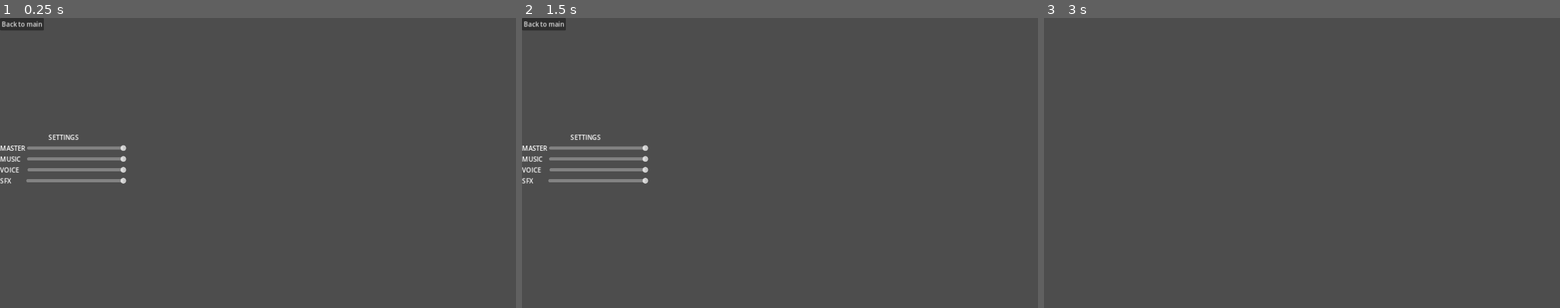
Above: before the commit, frames 1-3 (left to right).
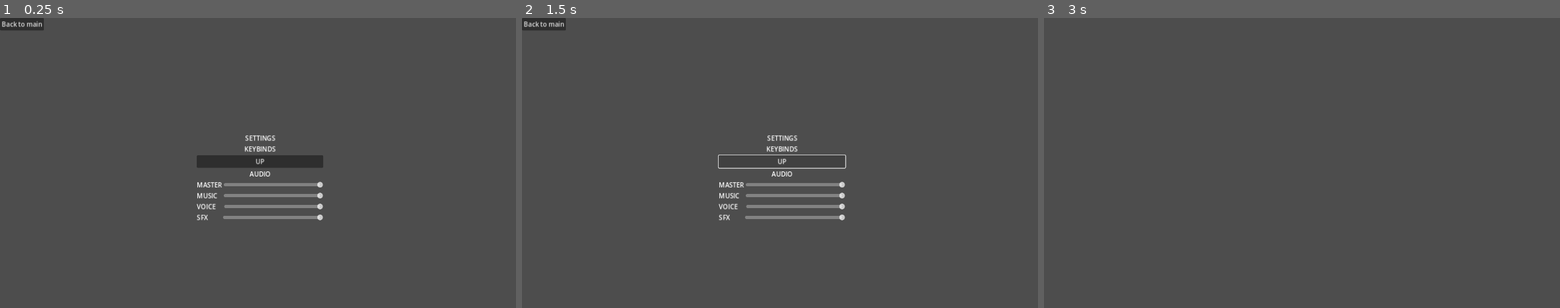
Above: after the commit, the same moments.

Repository: nicokumike/Touhou-Jam
Game: Godot game, scene res://Game/UI/Settings_Menu/settings.tscn
Same seed, same stepped clock (60 frames per second), same inputs: the game is played once before the commit and once after it. This scene is started directly instead of the project's main scene. Sound files missing from this copy of the repository are replaced by a short silence.
Inputs (mouse positions are in pixels of both pictures, inside the frame that each line leads up to):
- Up to frame 1 (0.25 s): no input
- Up to frame 2 (1.5 s): click (780, 163) at 0.5 s, where only the run after the commit has a clickable "UP"; click (780, 163) at 1.25 s, where only the run after the commit has a clickable "UP"
- Up to frame 3 (3 s): click (1302, 163) at 2 s, where only the run after the commit has a clickable "UP"; click "Back to main" at 2.75 s

The runs differ from the first frame. In frame 1, 3.4% of the frame differs, in the area x 0-63%, y 40-70%; in frame 2, 2.6%; in frame 3, nothing differs.

Commit message:
keybind input mapping planning

Diff:
--- a/Game/UI/Settings_Menu/settings.tscn
+++ b/Game/UI/Settings_Menu/settings.tscn
@@ -23,12 +23,15 @@
 
 [node name="SettingsContainer" type="Control" parent="."]
 layout_mode = 1
-anchors_preset = 14
+anchors_preset = 8
+anchor_left = 0.5
 anchor_top = 0.5
-anchor_right = 1.0
+anchor_right = 0.5
 anchor_bottom = 0.5
-offset_top = -75.0
-offset_bottom = 71.0
+offset_left = -152.0
+offset_top = -73.0
+offset_right = 163.0
+offset_bottom = 73.0
 grow_horizontal = 2
 grow_vertical = 2
 
@@ -40,6 +43,24 @@
 [node name="Label" type="Label" parent="SettingsContainer/VBoxContainer"]
 layout_mode = 2
 text = "SETTINGS
+"
+horizontal_alignment = 1
+
+[node name="KeybindsLabel" type="Label" parent="SettingsContainer/VBoxContainer"]
+layout_mode = 2
+text = "KEYBINDS"
+horizontal_alignment = 1
+
+[node name="VBoxContainer" type="VBoxContainer" parent="SettingsContainer/VBoxContainer"]
+layout_mode = 2
+
+[node name="Button" type="Button" parent="SettingsContainer/VBoxContainer/VBoxContainer"]
+layout_mode = 2
+text = "UP"
+
+[node name="SoundLabel" type="Label" parent="SettingsContainer/VBoxContainer"]
+layout_mode = 2
+text = "AUDIO
 "
 horizontal_alignment = 1
 
